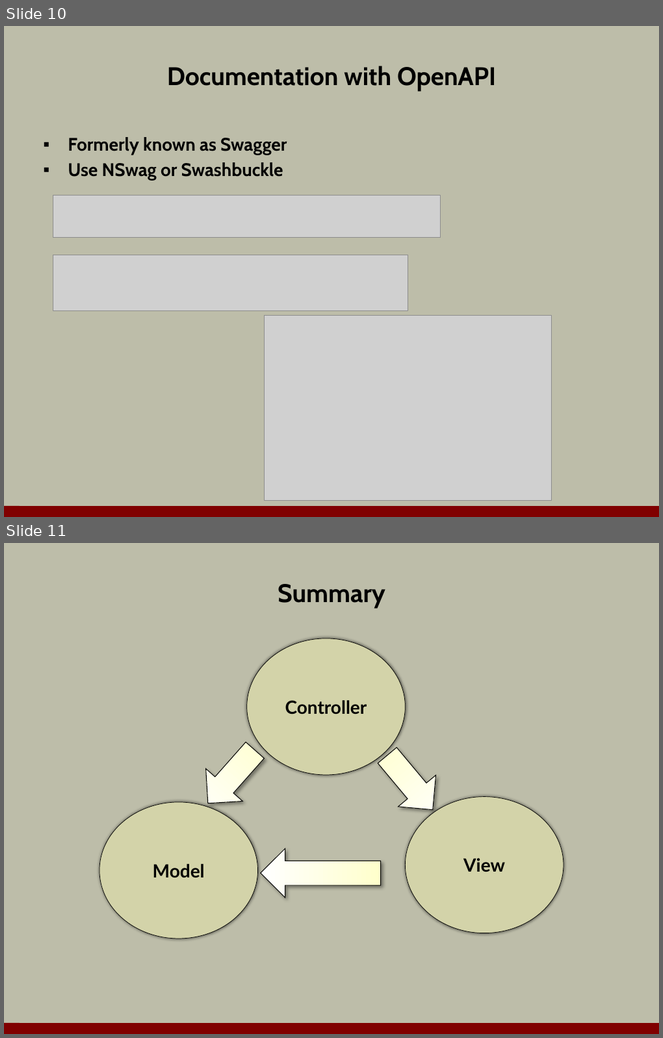
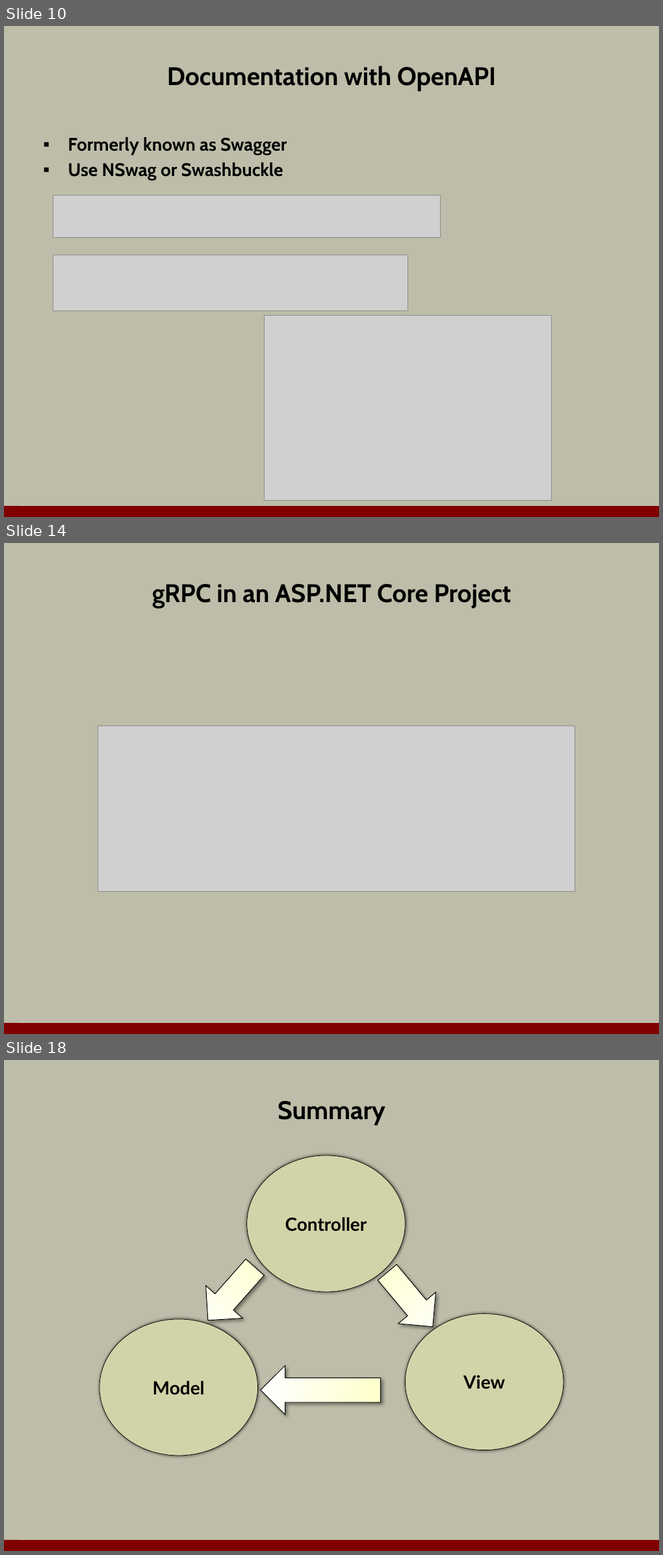
Before and after one commit to OdeToCode/classes, a slide deck: aspnetcore/slides/06_apis.pptx. Shown one above the other, each under a label of ours: slides 10 and 11 before the commit, slides 10, 14 and 18 after it; the slides between them are not shown. The pictures are 663x1038 and 663x1555 pixels, drawn with LibreOffice and Linux fonts; fonts in the diff are those of the drawing; grey boxes stand for pictures; background and template pictures are left out. Boxes give left, top, right and bottom in pixels: in the first picture for what was removed or moved away, otherwise in the second. Text is boxed around its words. In the diff, an @@ line names an element or a change of style, - is before the commit and + after.

```diff
--- a/aspnetcore/slides/06_apis.pptx
+++ b/aspnetcore/slides/06_apis.pptx
@@ slide 14 added at (4,543,659,1034), background #BDBDA9; not listed: 1 template element that a slide beside it also shows @@
@@ title added at (152,584,512,608), 28 pt, text #000000, bold @@
+gRPC in an ASP.NET Core Project
@@ picture added at (98,726,575,892) @@
@@ what was slide 11 is now slide 18 @@
```
Also in this commit, not shown: 6 other slides added, 6 other files.
